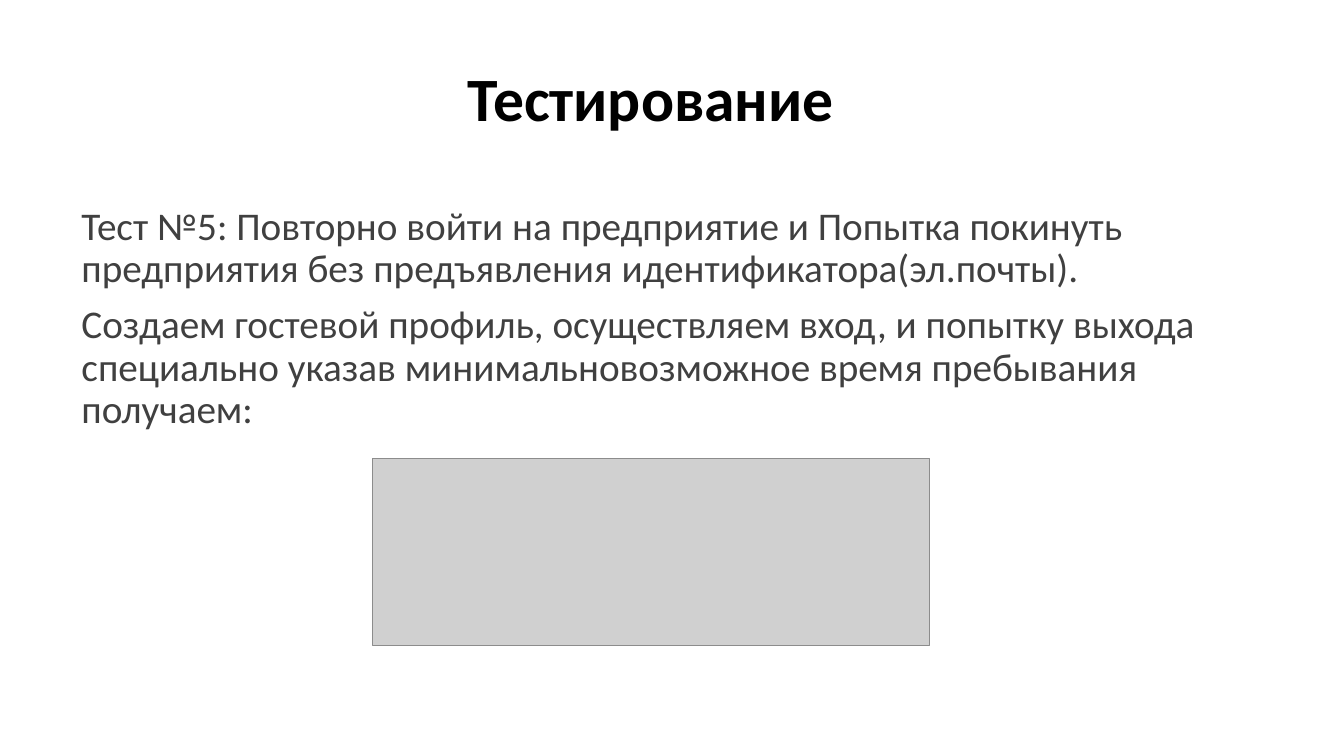
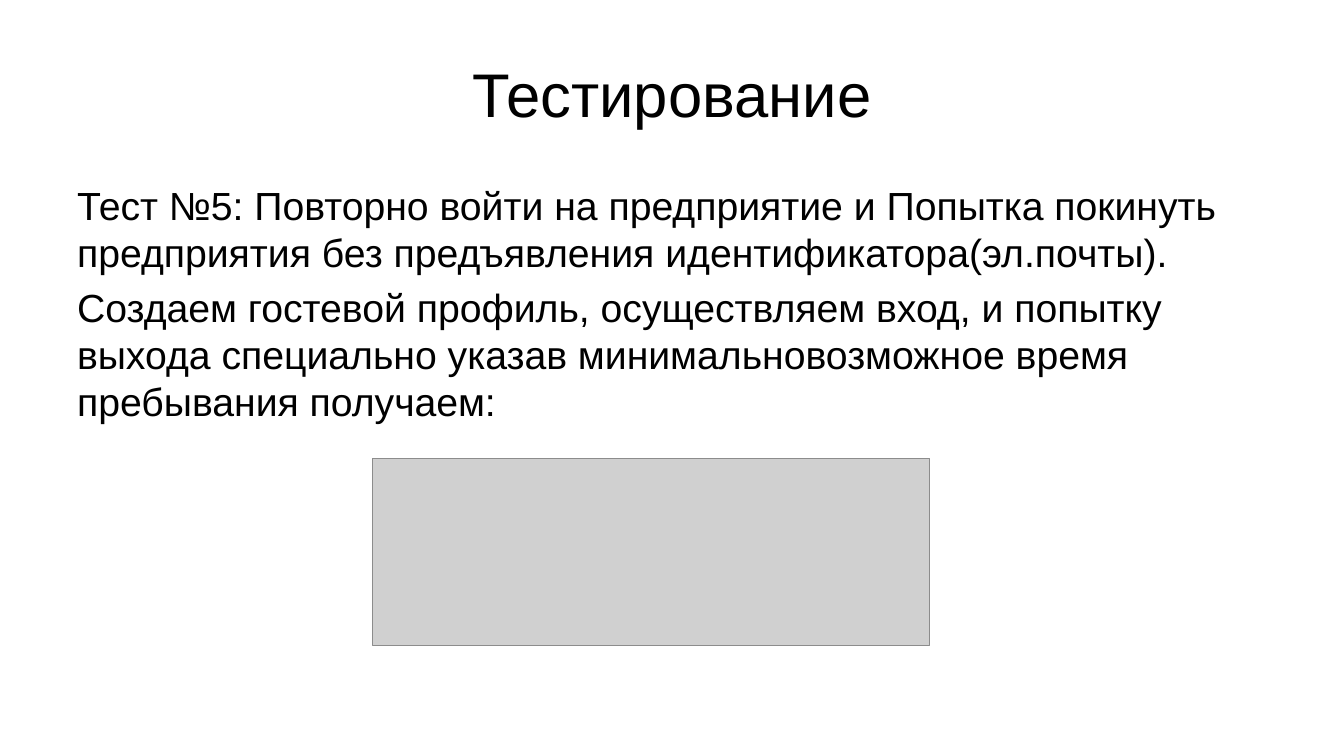
Before and after one commit to Asphie/Asphie, a slide deck: slide 12 of Проектная работа ЯП.pptx (slide 11 before the commit). Drawn at 1344x756 pixels with LibreOffice and Linux fonts; fonts in the diff are those of the drawing; grey boxes stand for pictures. Boxes give left, top, right and bottom in pixels: in the first picture for what was removed or moved away, otherwise in the second. Text is boxed around its words. In the diff, an @@ line names an element or a change of style, - is before the commit and + after.

```diff
--- a/Проектная работа ЯП.pptx
+++ b/Проектная работа ЯП.pptx
@@ title "Тестирование" at [472, 74, 871, 129]: font Calibri to Arial, bold off; line spacing 0.9 to 1 @@
@@ text "Тест №5: Повторно войти на ...": place and size @@
-text "Тест №5: Повторно войти на ..." at [81, 213, 1194, 430]
+text "Тест №5: Повторно войти на ..." at [77, 191, 1215, 424]
@@ text "Тест №5: Повторно войти на ..." at [77, 191, 1215, 424]: font Calibri to Arial, text colour #404040 to #000000; line spacing 0.9 to 1; less space between paragraphs @@
```
Also in this commit, not shown: 10 other slides changed, 1 slide added.
